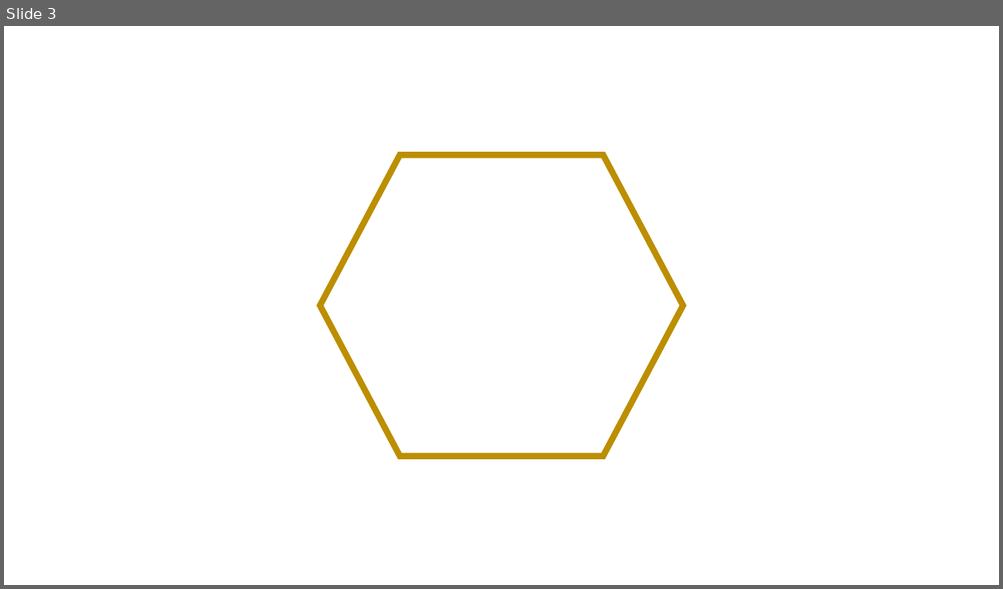
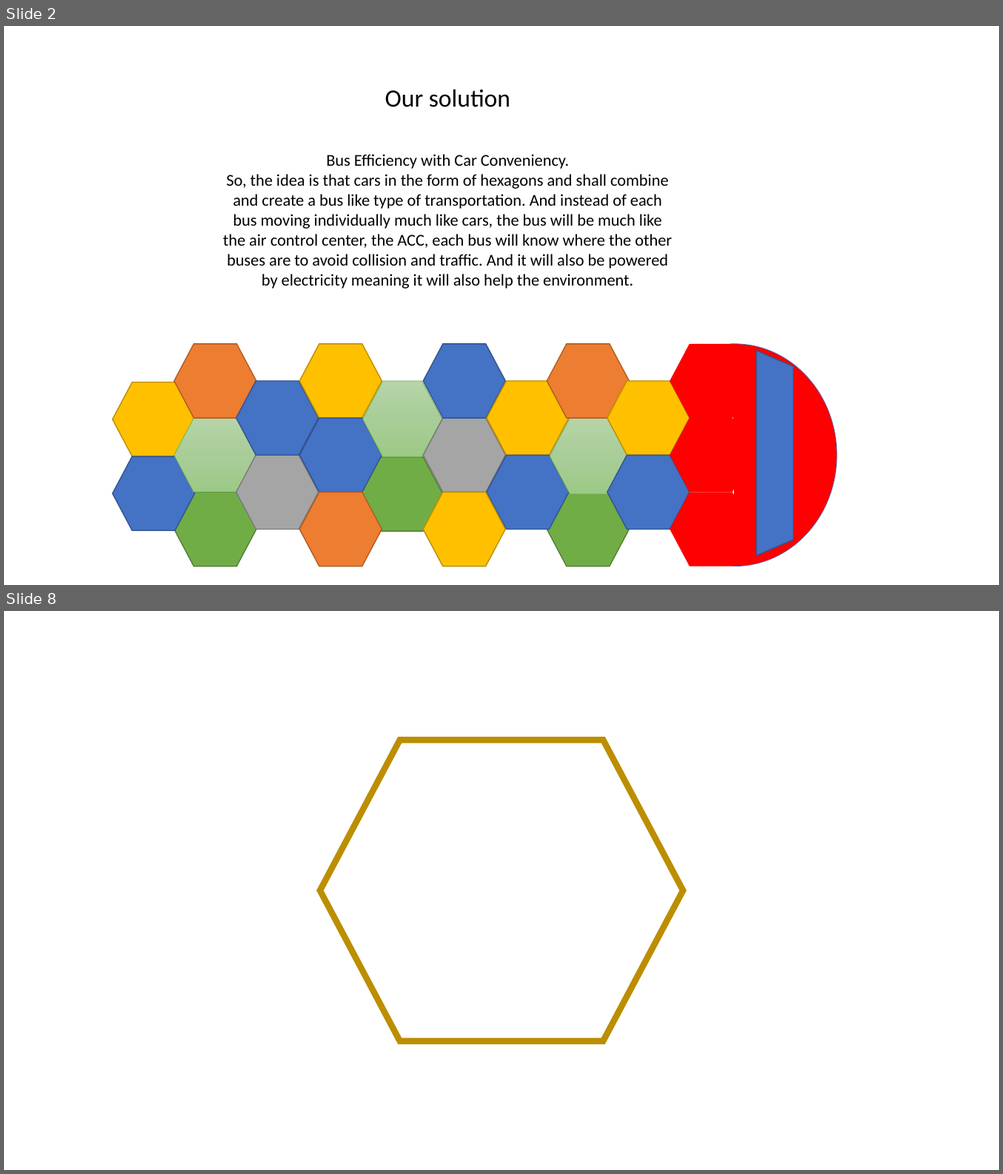
Before and after one commit to dperobotics/research-project, a slide deck: the hive bus.pptx. Shown one above the other, each under a label of ours: slide 3 before the commit, slides 2 and 8 after it; the slides between them are not shown. The pictures are 1003x589 and 1003x1174 pixels, drawn with LibreOffice and Linux fonts; fonts in the diff are those of the drawing. Boxes give left, top, right and bottom in pixels: in the first picture for what was removed or moved away, otherwise in the second. Text is boxed around its words. In the diff, an @@ line names an element or a change of style, - is before the commit and + after.

```diff
--- a/the hive bus.pptx
+++ b/the hive bus.pptx
@@ slide 2 added at [4, 26, 999, 585], background #FFFFFF @@
@@ text added at [385, 89, 510, 107], 24 pt, text #000000 @@
+Our solution
@@ text added at [223, 154, 671, 289], 16 pt, text #000000 @@
+Bus Efficiency with Car Conveniency.
+So, the idea is that cars in the form of hexagons and shall combine and create a bus like type of transportation. And instead of each bus moving individually much like cars, the bus will be much like the air control center, the ACC, each bus will know where the other buses are to avoid collision and traffic. And it will also be powered by electricity meaning it will also help the environment.
@@ hexagon added at [174, 344, 256, 417], fill #ED7D31, outline #AF5C24 1 pt @@
@@ hexagon added at [299, 344, 381, 417], fill #FFC000, outline #BD8E00 1 pt @@
@@ hexagon added at [424, 344, 506, 417], fill #4472C4, outline #325491 1 pt @@
@@ hexagon added at [547, 344, 629, 417], fill #ED7D31, outline #AF5C24 1 pt @@
@@ group added at [632, 344, 836, 566]: 3 hexagons, 1 arc (boxed as its full ellipse) @@
@@ trapezoid added at [756, 351, 793, 556], fill #4472C4, outline #325491 1 pt @@
@@ hexagon added at [112, 383, 194, 457], fill #FFC000, outline #BD8E00 1 pt @@
@@ hexagon added at [236, 381, 318, 455], fill #4472C4, outline #325491 1 pt @@
@@ hexagon added at [363, 381, 442, 457], fill gradient #B5D5A7 to #AACE9A to #9CC987, outline #70AD47 0.5 pt @@
@@ hexagon added at [486, 381, 569, 455], fill #FFC000, outline #BD8E00 1 pt @@
@@ hexagon added at [607, 381, 689, 455], fill #FFC000, outline #BD8E00 1 pt @@
@@ hexagon added at [174, 418, 256, 492], fill gradient #B5D5A7 to #AACE9A to #9CC987, outline #70AD47 0.5 pt @@
@@ hexagon added at [299, 418, 381, 492], fill #4472C4, outline #325491 1 pt @@
@@ hexagon added at [424, 418, 506, 492], fill #A5A5A5, outline #7A7A7A 1 pt @@
@@ hexagon added at [549, 418, 629, 494], fill gradient #B5D5A7 to #AACE9A to #9CC987, outline #70AD47 0.5 pt @@
@@ hexagon added at [112, 457, 194, 531], fill #4472C4, outline #325491 1 pt @@
@@ hexagon added at [236, 456, 318, 530], fill #A5A5A5, outline #7A7A7A 1 pt @@
@@ hexagon added at [361, 457, 443, 531], fill #70AD47, outline #538035 1 pt @@
@@ hexagon added at [486, 456, 569, 530], fill #4472C4, outline #325491 1 pt @@
@@ hexagon added at [607, 456, 689, 530], fill #4472C4, outline #325491 1 pt @@
@@ hexagon added at [174, 492, 256, 566], fill #70AD47, outline #538035 1 pt @@
@@ hexagon added at [299, 492, 381, 566], fill #ED7D31, outline #AF5C24 1 pt @@
@@ hexagon added at [424, 492, 506, 566], fill #FFC000, outline #BD8E00 1 pt @@
@@ hexagon added at [547, 492, 629, 566], fill #70AD47, outline #538035 1 pt @@
@@ what was slide 3 is now slide 8 @@
```
Also in this commit, not shown: 1 slide changed, 5 other slides added, 1 slide removed.
